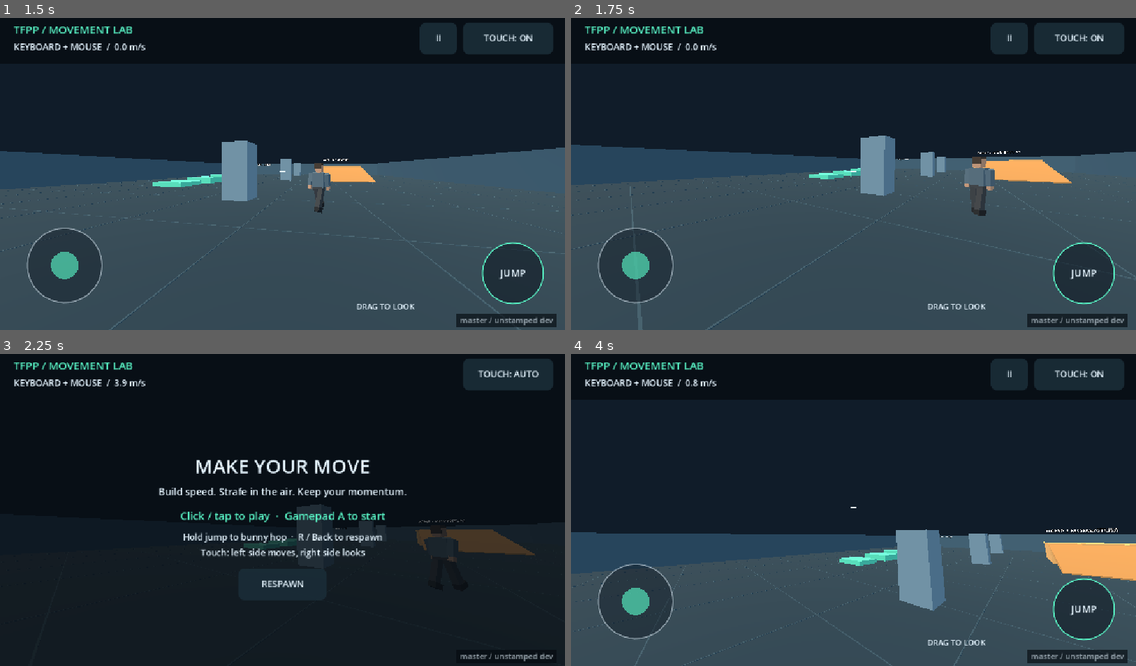
Above: before the commit, frames 1-4 (two rows, left to right).
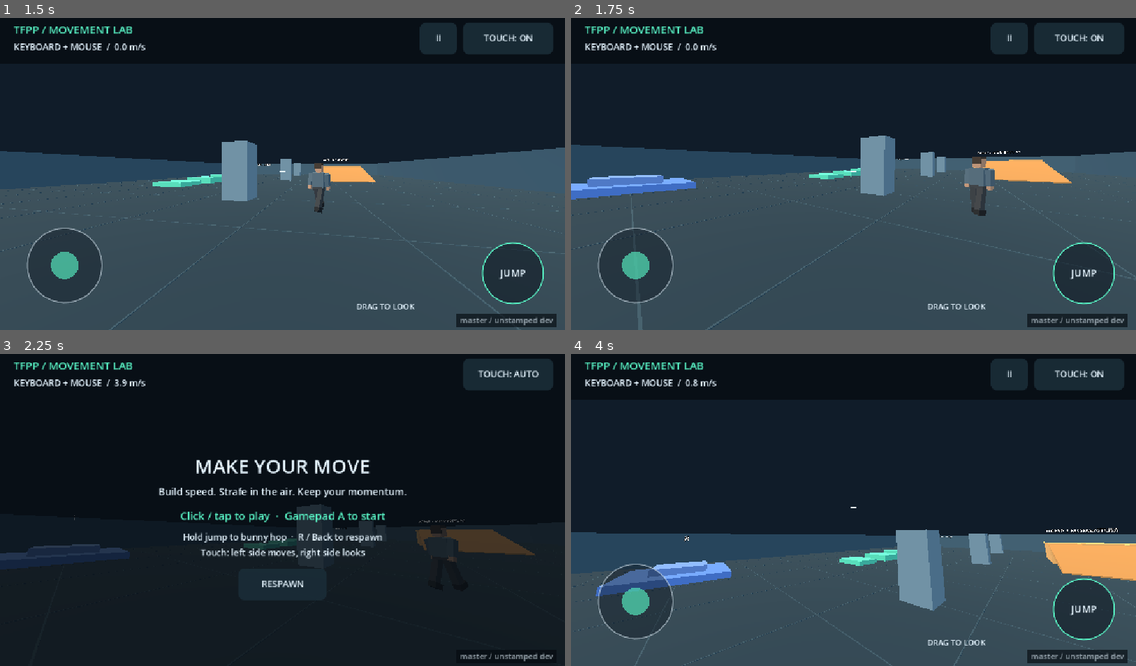
Above: after the commit, the same moments.

Repository: jefuhr/game
Game: Godot game, scene res://scenes/main.tscn
The game is run twice, just before and just after one commit, with the same random seed, the same clock (stepped at 60 frames per second) and the same inputs.
Inputs (mouse positions are in pixels of both pictures, inside the frame that each line leads up to):
- Up to frame 1 (1.5 s): tap Enter at 0.5 s; move the mouse to (254, 236) at 0.52 s; hold W (move_forward) 0.53-1.25 s; tap T at 0.6 s; click (254, 236) at 0.67 s; tap Space (jump) at 0.77, 1.25 s; drag from (452, 217) to (254, 236) at 1.27 s
- Up to frame 2 (1.75 s): no input
- Up to frame 3 (2.25 s): move the mouse to (237, 503) at 2.02 s; hold W (move_forward) from 2.03 s (still down); tap T at 2.1 s
- Up to frame 4 (4 s): release W (move_forward) at 2.75 s; tap Enter at 2.75 s; drag from (881, 506) to (684, 460) at 2.77 s; tap Space (jump) at 3.5, 3.77 s; move the mouse to (830, 500) at 3.52 s; hold W (move_forward) from 3.53 s (still down); tap T at 3.6 s

Frame 1 is identical in both runs. In frame 2, 1.1% of the frame differs, in the area x 0-23%, y 50-59%; in frame 3, 1.2%; in frame 4, 1.4%, in the area x 4-29%, y 58-78%.

Commit message:
"Add cornflower blue" didn't say where the colour should go, so I read it as adding a cornflower blue (#6495ED) feature to the arena. Nothing existing was recoloured.
The only file changed is `script

Diff:
--- a/scripts/arena.gd
+++ b/scripts/arena.gd
@@ -1,5 +1,7 @@
 extends Node3D
 ## Lightweight primitive geometry keeps the playground inexpensive on mobile GPUs.
+
+const CORNFLOWER_BLUE := Color("6495ed")
 
 
 func _ready() -> void:
@@ -19,8 +21,12 @@
 	ramp.rotation.x = deg_to_rad(16)
 	for z in [-18, -4, 10]:
 		_box("Pillar", Vector3(0, 1.5, z), Vector3(1.4, 3, 1.4), Color("7494a5"))
+	# Cornflower blue steps in the open front-left corner.
+	_box("CornflowerStepLow", Vector3(-13, 0.2, 18), Vector3(5, 0.4, 5), CORNFLOWER_BLUE)
+	_box("CornflowerStepHigh", Vector3(-13, 0.4, 18), Vector3(2.5, 0.8, 2.5), CORNFLOWER_BLUE.lightened(0.15))
 	_sign("AIR STRAFE / HOP", Vector3(-9, 2.6, -20))
 	_sign("RAMP / MOMENTUM", Vector3(8, 3.4, -16))
+	_sign("CORNFLOWER STEPS", Vector3(-13, 2.6, 18))
 
 
 func _box(label: String, center: Vector3, dimensions: Vector3, color: Color, solid := true) -> Node3D:
